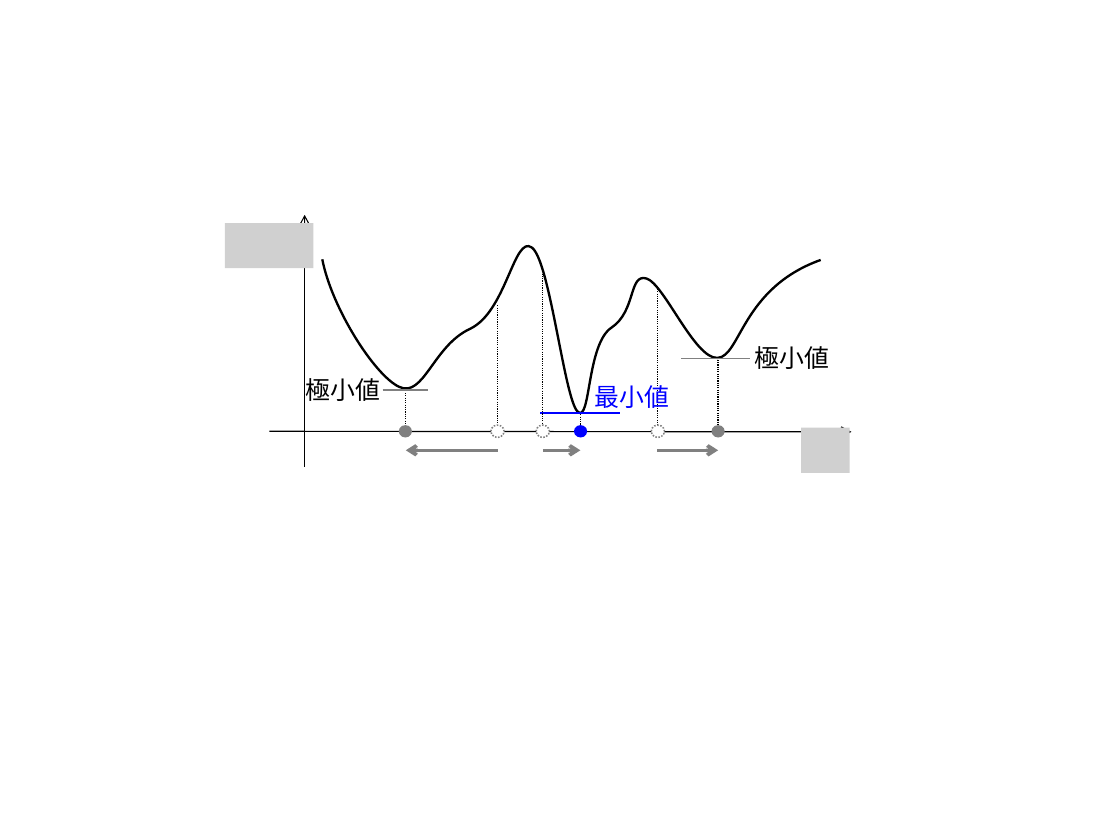
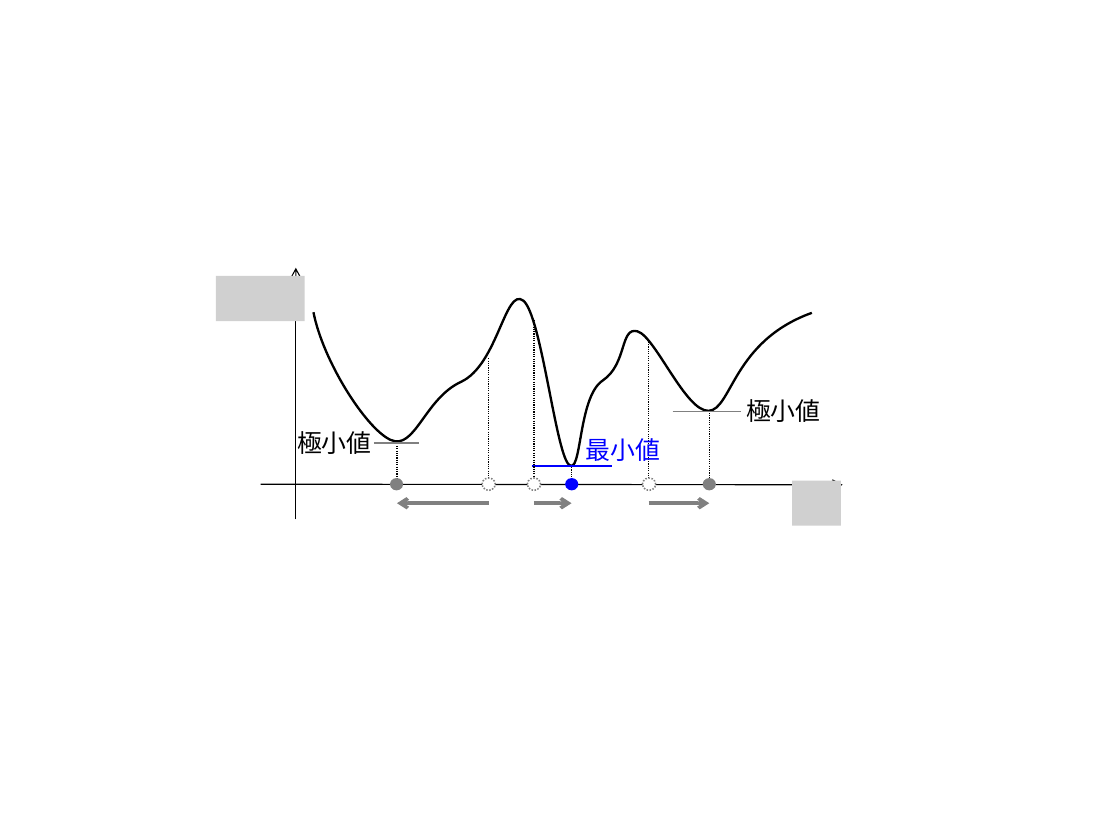
Before and after one commit to kazuyoshii/MLP, a slide deck: slide 1 of sections/optimization/figure-optimization.pptx. Drawn at 1120x840 pixels with LibreOffice and Linux fonts; fonts in the diff are those of the drawing; grey boxes stand for pictures. Boxes give left, top, right and bottom in pixels: in the first picture for what was removed or moved away, otherwise in the second. Text is boxed around its words. In the diff, an @@ line names an element or a change of style, - is before the commit and + after.

```diff
--- a/sections/optimization/figure-optimization.pptx
+++ b/sections/optimization/figure-optimization.pptx
@@ picture removed at bbox=[225, 223, 314, 268] @@
@@ picture added at bbox=[216, 276, 305, 320] @@
@@ 6 lines, 5 arrows, 2 texts, 1 freeform shape: place and size @@
-6 lines, 5 arrows, 2 texts, 1 freeform shape at bbox=[270, 215, 851, 467]
+6 lines, 5 arrows, 2 texts, 1 freeform shape at bbox=[261, 268, 842, 520]
@@ 5 ellipses, 3 lines, 1 text: place and size @@
-5 ellipses, 3 lines, 1 text at bbox=[306, 267, 725, 438]
+5 ellipses, 3 lines, 1 text at bbox=[297, 319, 716, 491]
@@ picture removed at bbox=[801, 428, 850, 473] @@
@@ ellipse: place and size @@
-ellipse at bbox=[573, 426, 587, 438]
+ellipse at bbox=[566, 478, 579, 491]
@@ picture added at bbox=[792, 480, 841, 525] @@
```
Also in this commit, not shown: 2 other slides changed, 7 slides added, 2 slides removed, 23 other files.
